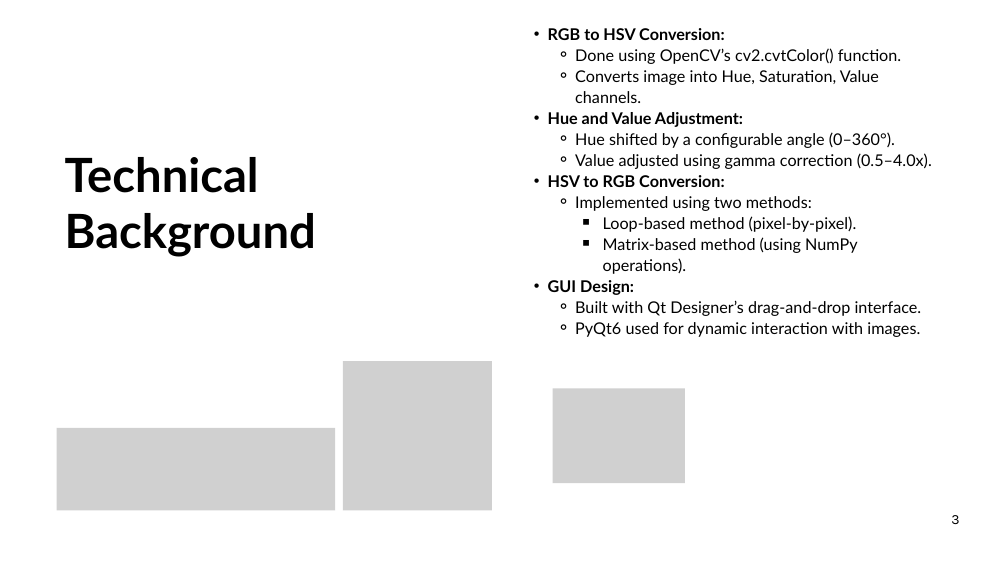
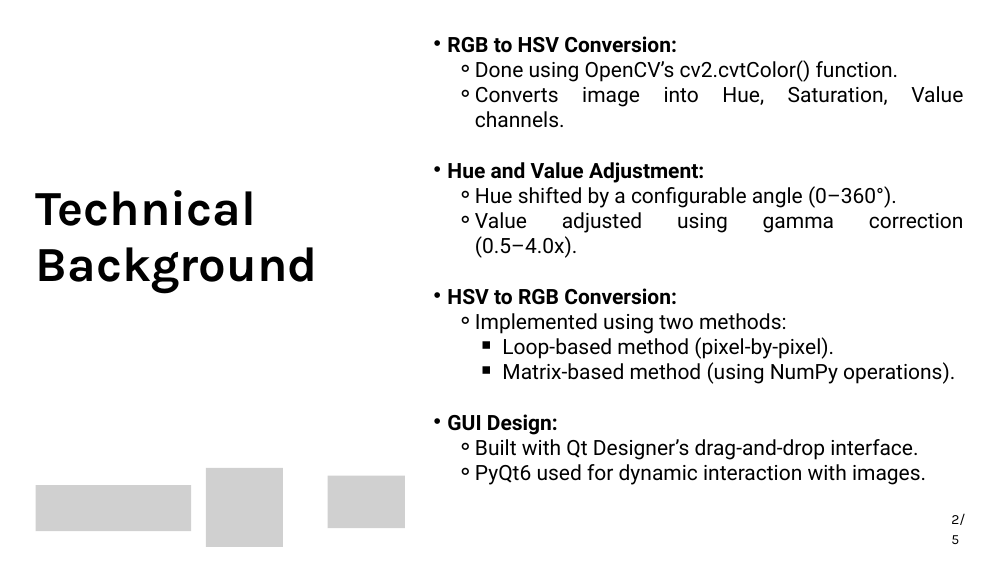
Before and after one commit to aaref5720/HSV-Adjustment-Tool, a slide deck: slide 3 of Presentation.pptx. Drawn at 1008x567 pixels with LibreOffice and Linux fonts; fonts in the diff are those of the drawing; grey boxes stand for pictures. Boxes give left, top, right and bottom in pixels: in the first picture for what was removed or moved away, otherwise in the second. Text is boxed around its words. In the diff, an @@ line names an element or a change of style, - is before the commit and + after.

```diff
--- a/Presentation.pptx
+++ b/Presentation.pptx
@@ text "RGB to HSV Conversion:": place and size @@
-text "RGB to HSV Conversion:" at box(548, 28, 932, 337)
+text "RGB to HSV Conversion:" at box(447, 36, 964, 485)
@@ text "RGB to HSV Conversion:" at box(447, 36, 964, 485): size 23.1 to 30 pt, font Lato to Roboto; alignment left to justified; line spacing 30pt to 1 @@
@@ text "Technical Background": place and size @@
-text "Technical Background" at box(65, 157, 316, 257)
+text "Technical Background" at box(36, 190, 318, 293)
@@ text "Technical Background" at box(36, 190, 318, 293): size 67.4 to 70 pt, font Lato to Karla @@
@@ picture: place and size @@
-picture at box(343, 361, 492, 511)
+picture at box(206, 468, 283, 547)
@@ picture: place and size @@
-picture at box(552, 389, 685, 483)
+picture at box(328, 476, 405, 528)
@@ picture: place and size @@
-picture at box(56, 428, 335, 510)
+picture at box(36, 485, 192, 531)
@@ text at box(951, 514, 965, 544): text changed @@
-3
+2/5
```
Also in this commit, not shown: 5 other slides changed, 1 slide added, 1 slide removed.
